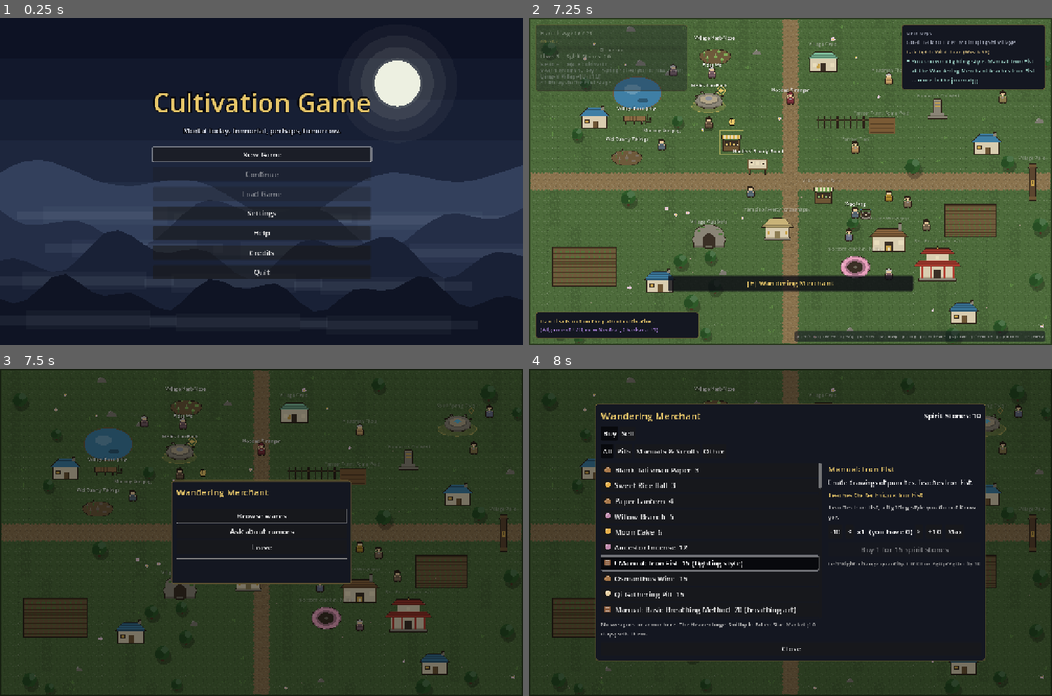
Above: before the commit, frames 1-4 (two rows, left to right).
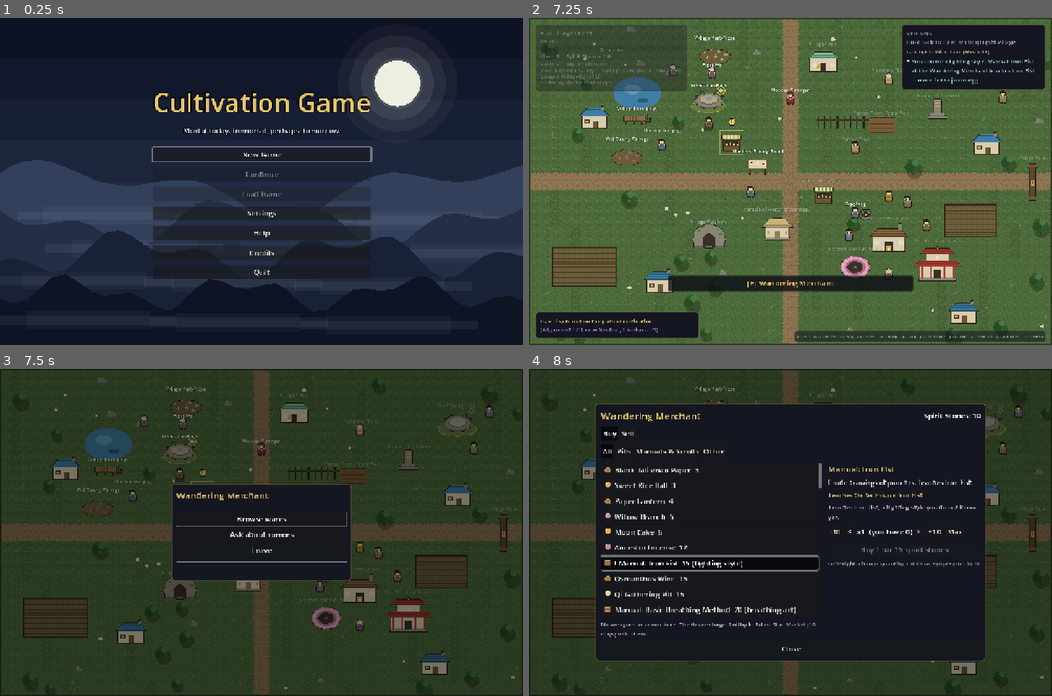
Above: after the commit, the same moments.

Repository: samridghimire/cultivation-game
Game: Godot game, scene res://src/ui/main_menu.tscn
Two runs of this game, one before a commit and one after it. Both use one fixed random seed, a clock stepped at 60 frames per second and the inputs below.
Inputs (mouse positions are in pixels of both pictures, inside the frame that each line leads up to):
- Up to frame 1 (0.25 s): no input
- Up to frame 2 (7.25 s): click "New Game" at 0.5 s; click "Begin" at 1.25 s; click "Reach for it." at 2 s; click "Protect those who cannot prot…" at 2.75 s; click "What are you?" at 3.5 s; click "Why me?" at 4.25 s; click "What are you?" at 5 s; click "..." at 5.75 s; click "Set out." at 6.5 s
- Up to frame 3 (7.5 s): tap Enter (ui_accept) at 7.25 s; move the mouse to (376, 516) at 7.27 s; hold D (move_right) from 7.28 s (still down); hold E (interact) from 7.28 s (still down); click (376, 516) at 7.42 s
- Up to frame 4 (8 s): keep holding D (move_right); keep holding E (interact); tap Enter (ui_accept) at 7.52 s

Frames 1-2 are identical in both runs. In frame 3, 1.8% of the frame differs, in the area x 32-68%, y 33-66%; in frame 4, nothing differs.

Commit message:
[WU-409] Notices on a scroll, menus that fit
Banner text sits on a dark ribbon sized to it; notice banners are titled by kind
(New road / Sect news / Learned / Notice); queued banners hold 1.0 s; ChoiceMenu
description reserve trimmed.

Follow-ups: screenshots (shop/encounter/journal) not re-rendered/viewed this run.

Co-Authored-By: Claude Sonnet 5.5 <noreply@anthropic.com>
Claude-Session: https://claude.ai/code/session_01L4vu8vqV3JMqPHPJBCmYqS

Diff:
--- a/src/autoload/event_bus.gd
+++ b/src/autoload/event_bus.gd
@@ -85,6 +85,8 @@
 signal region_mastered(region_id: String)
 ## A newly available feature was announced (GUIDE-008, WU-042); the HUD shows a banner.
 signal feature_unlocked(text: String)
+## Id of the notice being announced by `feature_unlocked` ("" when unknown); the HUD titles the banner by it (WU-409).
+var last_notice_id: String = ""
 
 ## How many past messages the message log screen can show.
 const HISTORY_LIMIT := 200
--- a/src/autoload/game_state.gd
+++ b/src/autoload/game_state.gd
@@ -3392,7 +3392,9 @@
 	for notice in Guidance.unlock_notices(player, data, world_flags, npcs, clan):
 		world_flags["notice_" + String(notice["id"])] = true
 		EventBus.post(String(notice["text"]), "progress")
+		EventBus.last_notice_id = String(notice["id"])
 		EventBus.feature_unlocked.emit(String(notice["text"]))
+		EventBus.last_notice_id = ""
 
 
 func _store_year_snapshot() -> void:
--- a/src/ui/banner.gd
+++ b/src/ui/banner.gd
@@ -4,10 +4,15 @@
 ## line of text that fades out. Used for breakthroughs.
 
 const HOLD_SECONDS := 1.6
+## WU-409: a notice waiting behind another one is shown for this long, so a pair finishes in under 3 s.
+const QUEUED_HOLD_SECONDS := 1.0
+## Widest the ribbon grows (the 960 px column minus its padding).
+const MAX_TEXT_WIDTH := 920.0
 const FADE_SECONDS := 0.6
 const MAX_QUEUE := 4
 
 var _flash: ColorRect
+var _ribbon: PanelContainer
 var _title: Label
 var _subtitle: Label
 var _tween: Tween
@@ -15,6 +20,7 @@
 ## While held (a combat report or similar window is open) announcements wait in the queue.
 var held: bool = false
 var _current: Array = []
+var _played_msec: int = 0
 
 
 func _init() -> void:
@@ -25,14 +31,29 @@
 	_flash.set_anchors_preset(Control.PRESET_FULL_RECT)
 	_flash.mouse_filter = Control.MOUSE_FILTER_IGNORE
 	add_child(_flash)
+	var holder := HBoxContainer.new()
+	holder.alignment = BoxContainer.ALIGNMENT_CENTER
+	holder.mouse_filter = Control.MOUSE_FILTER_IGNORE
+	holder.anchor_left = 0.125  # WU-202: a 960 px column, so a long subtitle trims instead of wrapping into a window title
+	holder.anchor_right = 0.875
+	holder.anchor_top = 0.03  # WU-158: above the centred windows (menus, shop) so a notice never covers their title
+	holder.anchor_bottom = 0.2
+	add_child(holder)
+	# WU-409: a dark ribbon behind the text, sized to it, so it never fights the place labels.
+	_ribbon = PanelContainer.new()
+	_ribbon.mouse_filter = Control.MOUSE_FILTER_IGNORE
+	_ribbon.size_flags_vertical = Control.SIZE_SHRINK_BEGIN
+	var style := UIStyle.panel_style()
+	style.bg_color = Color(style.bg_color, 0.85)
+	style.set_corner_radius_all(6)
+	style.border_color = UIStyle.ACCENT
+	style.set_border_width_all(2)
+	_ribbon.add_theme_stylebox_override("panel", style)
+	holder.add_child(_ribbon)
 	var box := VBoxContainer.new()
 	box.alignment = BoxContainer.ALIGNMENT_CENTER
 	box.mouse_filter = Control.MOUSE_FILTER_IGNORE
-	box.anchor_left = 0.125  # WU-202: a 960 px column, so a long subtitle trims instead of wrapping into a window title
-	box.anchor_right = 0.875
-	box.anchor_top = 0.03  # WU-158: above the centred windows (menus, shop) so a notice never covers their title
-	box.anchor_bottom = 0.2
-	add_child(box)
+	_ribbon.add_child(box)
 	_title = UIStyle.label("", 44)
 	_title.horizontal_alignment = HORIZONTAL_ALIGNMENT_CENTER
 	_title.add_theme_constant_override("outline_size", 8)
@@ -46,6 +67,18 @@
 	_subtitle.add_theme_constant_override("outline_size", 6)
 	_subtitle.add_theme_color_override("font_outline_color", Color.BLACK)
 	box.add_child(_subtitle)
+
+
+## Seconds a banner is held: a notice with others waiting behind it is shortened (WU-409).
+static func hold_for(hold: float, queued: int) -> float:
+	if queued <= 0:
+		return hold
+	return minf(hold, QUEUED_HOLD_SECONDS)
+
+
+## Whether the ribbon is on screen (test hook).
+func ribbon_size() -> Vector2:
+	return _ribbon.size
 
 
 func title_text() -> String:
@@ -64,6 +97,7 @@
 		_queue.append([title, subtitle, color, hold])
 		while _queue.size() > MAX_QUEUE:
 			_drop_oldest()
+		_shorten_current()
 		return
 	_play(title, subtitle, color, hold)
 
@@ -98,7 +132,20 @@
 		hide()
 		return
 	var next: Array = _queue.pop_front()
-	_play(next[0], next[1], next[2], next[3])
+	_play(next[0], next[1], next[2], hold_for(float(next[3]), _queue.size()))
+
+
+## WU-409: a banner on screen with another waiting behind it fades after QUEUED_HOLD_SECONDS in total.
+func _shorten_current() -> void:
+	if held or _tween == null or _current.is_empty() or float(_current[3]) <= QUEUED_HOLD_SECONDS:
+		return
+	var elapsed := float(Time.get_ticks_msec() - _played_msec) / 1000.0
+	_current[3] = QUEUED_HOLD_SECONDS
+	_tween.kill()
+	_tween = create_tween()
+	_tween.tween_interval(maxf(QUEUED_HOLD_SECONDS - elapsed, 0.0))
+	_tween.tween_property(self, "modulate:a", 0.0, FADE_SECONDS)
+	_tween.tween_callback(finish_current)
 
 
 func _drop_oldest() -> void:
@@ -111,11 +158,19 @@
 
 func _play(title: String, subtitle: String, color: Color, hold: float) -> void:
 	_current = [title, subtitle, color, hold]
+	_played_msec = Time.get_ticks_msec()
 	if _tween != null:
 		_tween.kill()
 	_title.text = title
 	_title.add_theme_color_override("font_color", color)
 	_subtitle.text = subtitle
+	_subtitle.visible = subtitle != ""
+	var widest := 0.0
+	var font := _subtitle.get_theme_font("font")
+	for line in subtitle.split("\n"):
+		widest = maxf(widest, font.get_string_size(line, HORIZONTAL_ALIGNMENT_LEFT, -1, 20).x)
+	_subtitle.custom_minimum_size.x = minf(widest + 12.0, MAX_TEXT_WIDTH)
+	_ribbon.reset_size()
 	_flash.color = Color(color, 0.35)
 	modulate.a = 1.0
 	visible = true
--- a/src/ui/choice_menu.gd
+++ b/src/ui/choice_menu.gd
@@ -43,7 +43,7 @@
 	box.add_child(HSeparator.new())
 	_description = UIStyle.label("", 14, Color(0.7, 0.7, 0.75))
 	_description.autowrap_mode = TextServer.AUTOWRAP_WORD_SMART
-	_description.custom_minimum_size = Vector2(0, 40)
+	_description.custom_minimum_size = Vector2(0, 22)
 	box.add_child(_description)
 
 
--- a/src/ui/hud.gd
+++ b/src/ui/hud.gd
@@ -1238,7 +1238,18 @@
 		_recent_notices.pop_front()
 	if int(Settings.get_value("hud_hints")) <= 0:
 		return
-	_banner.announce("New", text, UIStyle.ACCENT, 2.5)
+	_banner.announce(notice_title(EventBus.last_notice_id), text, UIStyle.ACCENT, 2.5)
+
+
+## Banner title for a `Guidance.unlock_notices` id (WU-409).
+static func notice_title(notice_id: String) -> String:
+	if notice_id.begins_with("road_"):
+		return "New road"
+	if notice_id.begins_with("promotion_") or notice_id == "clan":
+		return "Sect news"
+	if notice_id.begins_with("technique_") or notice_id.begins_with("recipe_"):
+		return "Learned"
+	return "Notice"
 
 
 ## The turn of the seasons (WU-062): one low-priority banner for the season you end up in.
--- a/tests/unit/test_banner_queue.gd
+++ b/tests/unit/test_banner_queue.gd
@@ -90,9 +90,9 @@
 ## covering an inheritance menu's title).
 func test_banner_text_stays_above_centred_windows() -> void:
 	var b := Banner.new()
-	var box: VBoxContainer = null
+	var box: HBoxContainer = null
 	for child in b.get_children():
-		if child is VBoxContainer:
+		if child is HBoxContainer:
 			box = child
 	assert_true(box != null, "banner has a text box")
 	assert_true(box.anchor_bottom < 0.21, "banner text ends in the top fifth of the screen")
@@ -106,3 +106,19 @@
 	var sub: Label = b.get("_subtitle")
 	assert_eq(sub.get_line_count(), 1)
 	b.free()
+
+
+func test_notice_titles_by_kind() -> void:
+	var hud_script: GDScript = load("res://src/ui/hud.gd")
+	assert_eq(hud_script.notice_title("road_myriad_peaks"), "New road")
+	assert_eq(hud_script.notice_title("promotion_azure_cloud_2"), "Sect news")
+	assert_eq(hud_script.notice_title("rival"), "Notice")
+	assert_eq(hud_script.notice_title(""), "Notice")
+
+
+func test_queued_hold_is_shorter() -> void:
+	assert_eq(Banner.hold_for(2.5, 0), 2.5)
+	assert_eq(Banner.hold_for(2.5, 1), Banner.QUEUED_HOLD_SECONDS)
+	assert_eq(Banner.hold_for(0.8, 1), 0.8)
+	# two notices: shortened first + second at the queued hold + fades finish under 3 s
+	assert_true(Banner.QUEUED_HOLD_SECONDS * 2.0 + Banner.FADE_SECONDS < 3.0)
--- a/tests/unit/test_choice_menu_refit.gd
+++ b/tests/unit/test_choice_menu_refit.gd
@@ -45,3 +45,32 @@
 	var box := menu._title.get_parent()
 	assert_true(box.get_child(menu._title.get_index() + 1) is HSeparator, "rule under the title")
 	menu.free()
+
+
+class ShortSource extends Node:
+	var display_name := "Village Herb Seller"
+
+	func menu_options() -> Array[Dictionary]:
+		var out: Array[Dictionary] = []
+		for i in 3:
+			out.append({"label": "Option %d" % i, "action": func() -> void: pass})
+		return out
+
+
+## WU-409: a short menu shrinks to its content (no blank band above the footer rule).
+func test_short_menu_fits_content() -> void:
+	var vp := SubViewport.new()
+	vp.size = Vector2i(1280, 800)
+	_tree().root.add_child(vp)
+	var menu := ChoiceMenu.new()
+	vp.add_child(menu)
+	var source := ShortSource.new()
+	vp.add_child(source)
+	menu.open_for(source)
+	for i in 4:
+		await _tree().process_frame
+	var buttons_h: float = menu._buttons.get_combined_minimum_size().y
+	var title_h: float = menu._title.get_combined_minimum_size().y
+	print("panel=%s buttons=%s title=%s" % [menu.size.y, buttons_h, title_h])
+	assert_true(menu.size.y < buttons_h + title_h + 120.0, "panel %s too tall for %s buttons + title" % [menu.size.y, buttons_h])
+	vp.free()
--- a/tests/unit/test_feature_banner.gd
+++ b/tests/unit/test_feature_banner.gd
@@ -1,5 +1,5 @@
 extends TestCase
-## WU-042: new-feature notices show a "New" banner besides the log line.
+## WU-042: new-feature notices show a "Notice" banner besides the log line.
 
 
 func _root() -> Node:
@@ -26,7 +26,7 @@
 	gs.world_flags.erase("notice_body_tempering")
 	gs.check_unlock_notices()
 	assert_true(banner.visible)
-	assert_eq(banner.title_text(), "New")
+	assert_eq(banner.title_text(), "Notice")
 	assert_true(banner.subtitle_text().contains("temper your body"))
 	assert_eq(banner.queued_count(), 0)
 	settings.set_value("hud_hints", old)
